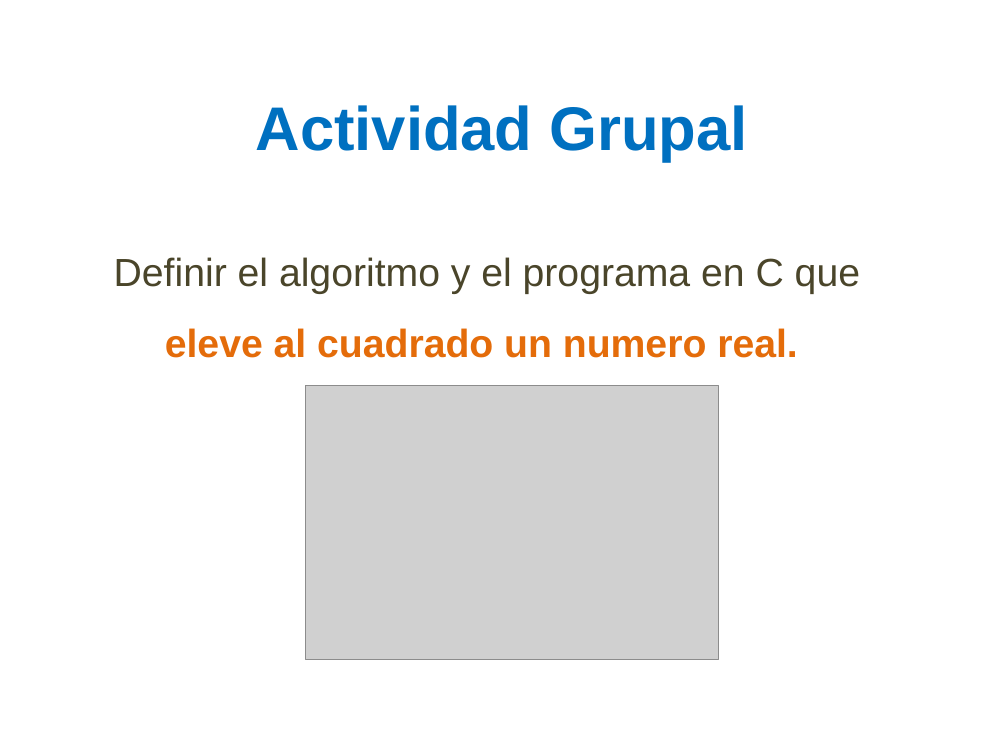
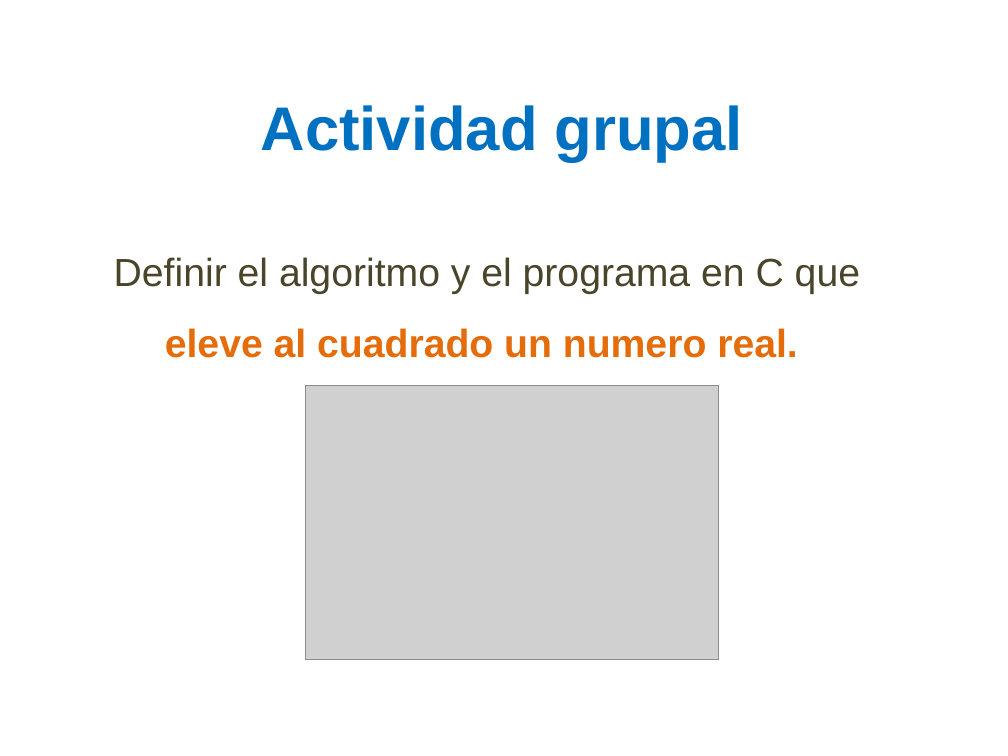
Before and after one commit to lizetheP/SolucionProblemas, a slide deck: slide 13 of CalendarioAgo20/Presentaciones/5_Funciones_Procedimientos.pptx. Drawn at 1008x756 pixels with LibreOffice and Linux fonts; fonts in the diff are those of the drawing; grey boxes stand for pictures. Boxes give left, top, right and bottom in pixels: in the first picture for what was removed or moved away, otherwise in the second. Text is boxed around its words. In the diff, an @@ line names an element or a change of style, - is before the commit and + after.

```diff
--- a/CalendarioAgo20/Presentaciones/5_Funciones_Procedimientos.pptx
+++ b/CalendarioAgo20/Presentaciones/5_Funciones_Procedimientos.pptx
@@ text at [261, 105, 743, 162]: text changed @@
-Actividad Grupal
+Actividad grupal
```
Also in this commit, not shown: 3 other slides changed, 3 other files.
